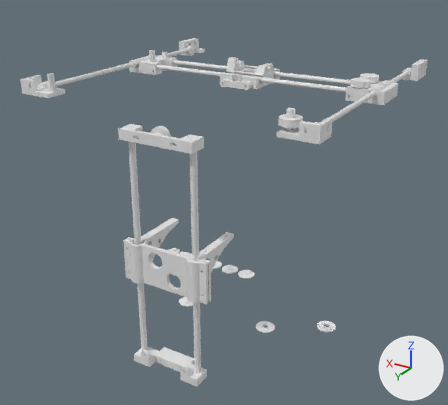
Before and after pictures for a commit that changed the Blender file sources/blender/smartcore__.blend.
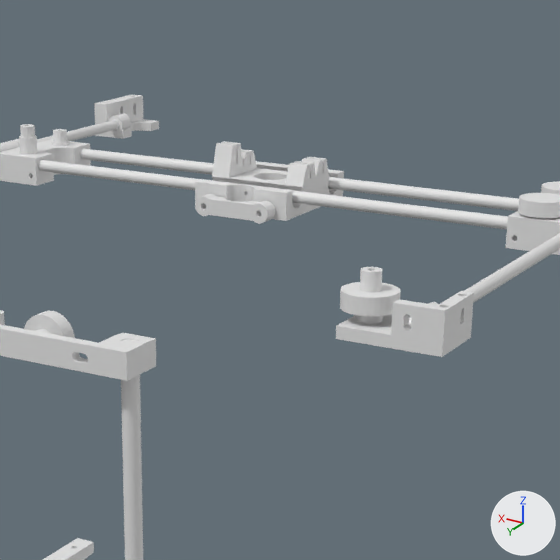
Each version appears first whole from a camera (50 mm lens) standing at (-493.0, 563.0, 490.0) and looking at (-104.0, -85.0, 166.0), and next in a close-up on the part from 31% to 82% of the width and 0% to 56% of the height. The axes (+X, +Y, +Z) are drawn at lower right. The lights are the same throughout.

The first close-up shows 'Cylinder', 'Cylinder.001', 'Cylinder.002', 'Cylinder.008', 'Cylinder.012', 'Output (11)', 'Output (11).001', 'Output (12)', 'Output (5).002', 'Output (5).004', 'Output (5).010', 'jheadAttach'.
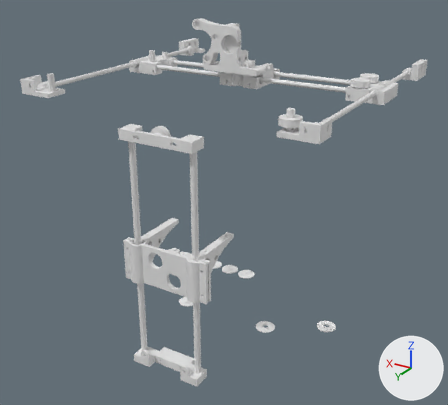
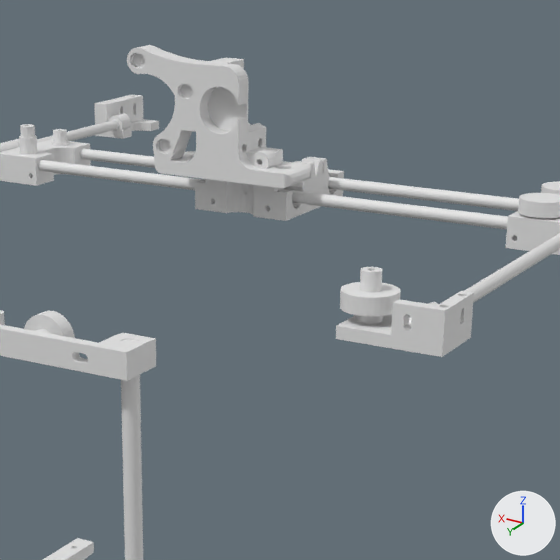
What differs and where, as boxes (x1, y1, x2, y2) in the close-ups (560 x 560 px):
```json
{"object": "Gregs-Wade", "change": "added", "after": [127, 45, 311, 188]}
{"object": "jheadAttach", "change": "moved", "before": [195, 194, 275, 224], "after": [195, 149, 276, 169]}
{"object": "Output (13)", "change": "added", "after": [205, 147, 283, 192]}
```

Scene script edits in JSON lines:
```json
{"op": "add", "block": "me_output__13", "code": ["me_output__13 = bpy.data.meshes.new('Output (13)')", "me_output__13.from_pydata(...)  # 640 vertices, 971 faces; spans x 0.0..40.0, y 0.0..8.0, z 0.0..20.0"]}
{"op": "add", "block": "me_gregs_wade", "code": ["me_gregs_wade = bpy.data.meshes.new('Gregs-Wade')", "me_gregs_wade.from_pydata(...)  # 958 vertices, 1940 faces; spans x -64.2..28.4, y -60.6..0.0, z 0.0..28.0"]}
{"op": "set", "path": "ob_jheadattach.location", "old": "(-72.3, -109.4, 310.2)", "new": "(-72.3, -109.4, 335.7)"}
{"op": "add", "block": "ob_output__13", "code": ["ob_output__13 = bpy.data.objects.new('Output (13)', me_output__13)", "ob_output__13.location = (-130.1, -115.5, 329.8)"]}
{"op": "add", "block": "ob_gregs_wade", "code": ["ob_gregs_wade = bpy.data.objects.new('Gregs-Wade', me_gregs_wade)", "ob_gregs_wade.location = (-117.9, -92.3, 335.9)", "ob_gregs_wade.rotation_euler = (-1.571, 0.0, 3.142)  # degrees (-90, 0, 180)"]}
```
